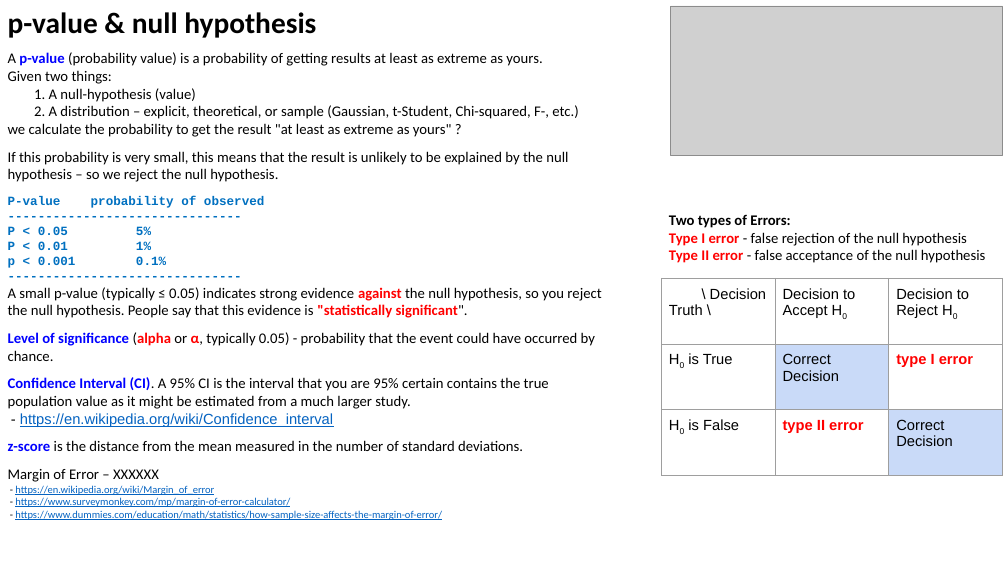
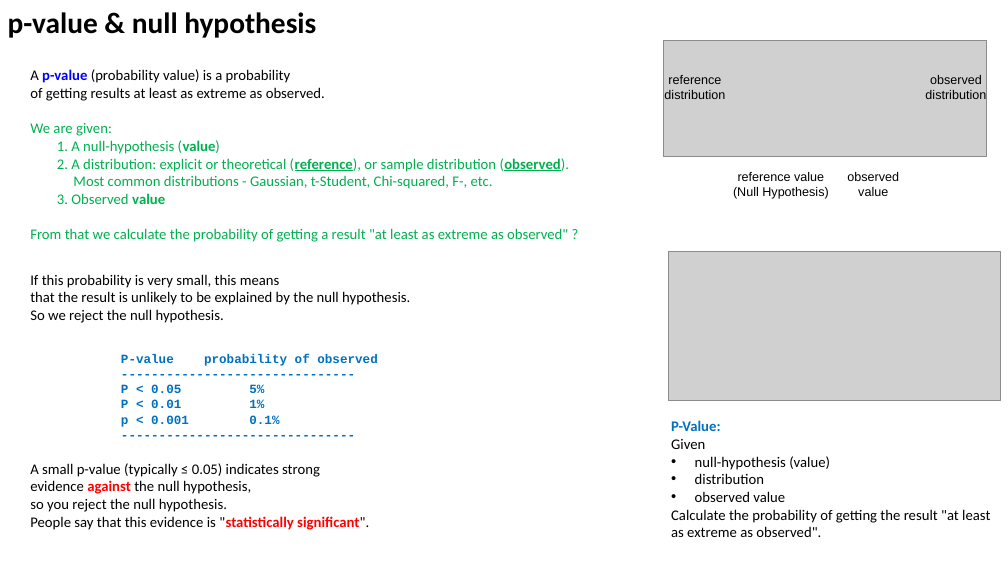
Before and after one commit to lselector/ml_ai_doc, a slide deck: slide 2 of statistics_05_hypothesis_testing_p_val.pptx. Drawn at 1008x567 pixels with LibreOffice and Linux fonts; fonts in the diff are those of the drawing; grey boxes stand for pictures. Boxes give left, top, right and bottom in pixels: in the first picture for what was removed or moved away, otherwise in the second. Text is boxed around its words. In the diff, an @@ line names an element or a change of style, - is before the commit and + after.

```diff
--- a/statistics_05_hypothesis_testing_p_val.pptx
+++ b/statistics_05_hypothesis_testing_p_val.pptx
@@ picture added at (x1=664, y1=40, x2=987, y2=157) @@
@@ text "A p-value (probability value) is ..." moved from (x1=8, y1=12, x2=601, y2=520) to (x1=30, y1=69, x2=570, y2=530) @@
@@ text at (x1=30, y1=69, x2=325, y2=136): text changed @@
-p-value & null hypothesis
-A p-value (probability value) is a probability of getting results at least as extreme as yours.
-Given two things:
+A p-value (probability value) is a probability
+of getting results at least as extreme as observed.
+We are given:
@@ text added at (x1=664, y1=75, x2=725, y2=99), 12 pt, text #000000 @@
+reference distribution
@@ text added at (x1=925, y1=75, x2=986, y2=99), 12 pt, text #000000 @@
+observed distribution
@@ text at (x1=57, y1=140, x2=220, y2=154): text colour #000000 to #00B050 in "1. A null-hypothesis (value)"; bold on in "(value)" @@
@@ text at (x1=30, y1=158, x2=570, y2=323): text changed; text colour #000000 to #00B050 @@
-2. A distribution – explicit, theoretical, or sample (Gaussian, t-Student, Chi-squared, F-, etc.)
-we calculate the probability to get the result "at least as extreme as yours" ?
-If this probability is very small, this means that the result is unlikely to be explained by the null hypothesis – so we reject the null hypothesis.
+2. A distribution: explicit or theoretical (reference), or sample distribution (observed).
+Most common distributions - Gaussian, t-Student, Chi-squared, F-, etc.
+3. Observed value
+From that we calculate the probability of getting a result "at least as extreme as observed" ?
+If this probability is very small, this means
+that the result is unlikely to be explained by the null hypothesis.
+So we reject the null hypothesis.
@@ text added at (x1=733, y1=172, x2=828, y2=199), 12 pt, text #000000 @@
+reference value
+(Null Hypothesis)
@@ text added at (x1=847, y1=172, x2=899, y2=196), 12 pt, text #000000 @@
+observed value
@@ text removed at (x1=669, y1=215, x2=985, y2=263) @@
-Two types of Errors:
-Type I error - false rejection of the null hypothesis
-Type II error - false acceptance of the null hypothesis
@@ picture moved from (x1=671, y1=6, x2=1003, y2=155) to (x1=668, y1=252, x2=1000, y2=401) @@
@@ table removed at (x1=662, y1=278, x2=1002, y2=476), 3 rows, 3 columns @@
-\ Decision / Truth \ | Decision to Accept H0 | Decision to Reject H0
-H0 is True | Correct Decision | type I error
-H0 is False | type II error | Correct Decision
@@ text added at (x1=671, y1=420, x2=990, y2=537), 14 pt, text #000000 @@
+P-Value:
+Given
+• null-hypothesis (value)
+• distribution
+• observed value
+Calculate the probability of getting the result "at least as extreme as observed".
@@ text at (x1=30, y1=463, x2=369, y2=530): text changed @@
-A small p-value (typically ≤ 0.05) indicates strong evidence against the null hypothesis, so you reject the null hypothesis. People say that this evidence is "statistically significant".
-Level of significance (alpha or α, typically 0.05) - probability that the event could have occurred by chance.
-Confidence Interval (CI). A 95% CI is the interval that you are 95% certain contains the true population value as it might be estimated from a much larger study.
-- https://en.wikipedia.org/wiki/Confidence_interval
-z-score is the distance from the mean measured in the number of standard deviations.
-Margin of Error – XXXXXX
-- https://en.wikipedia.org/wiki/Margin_of_error
-- https://www.surveymonkey.com/mp/margin-of-error-calculator/
-- https://www.dummies.com/education/math/statistics/how-sample-size-affects-the-margin-of-error/
+A small p-value (typically ≤ 0.05) indicates strong
+evidence against the null hypothesis,
+so you reject the null hypothesis.
+People say that this evidence is "statistically significant".
```
Also in this commit, not shown: 1 other slide changed, 1 slide added.
